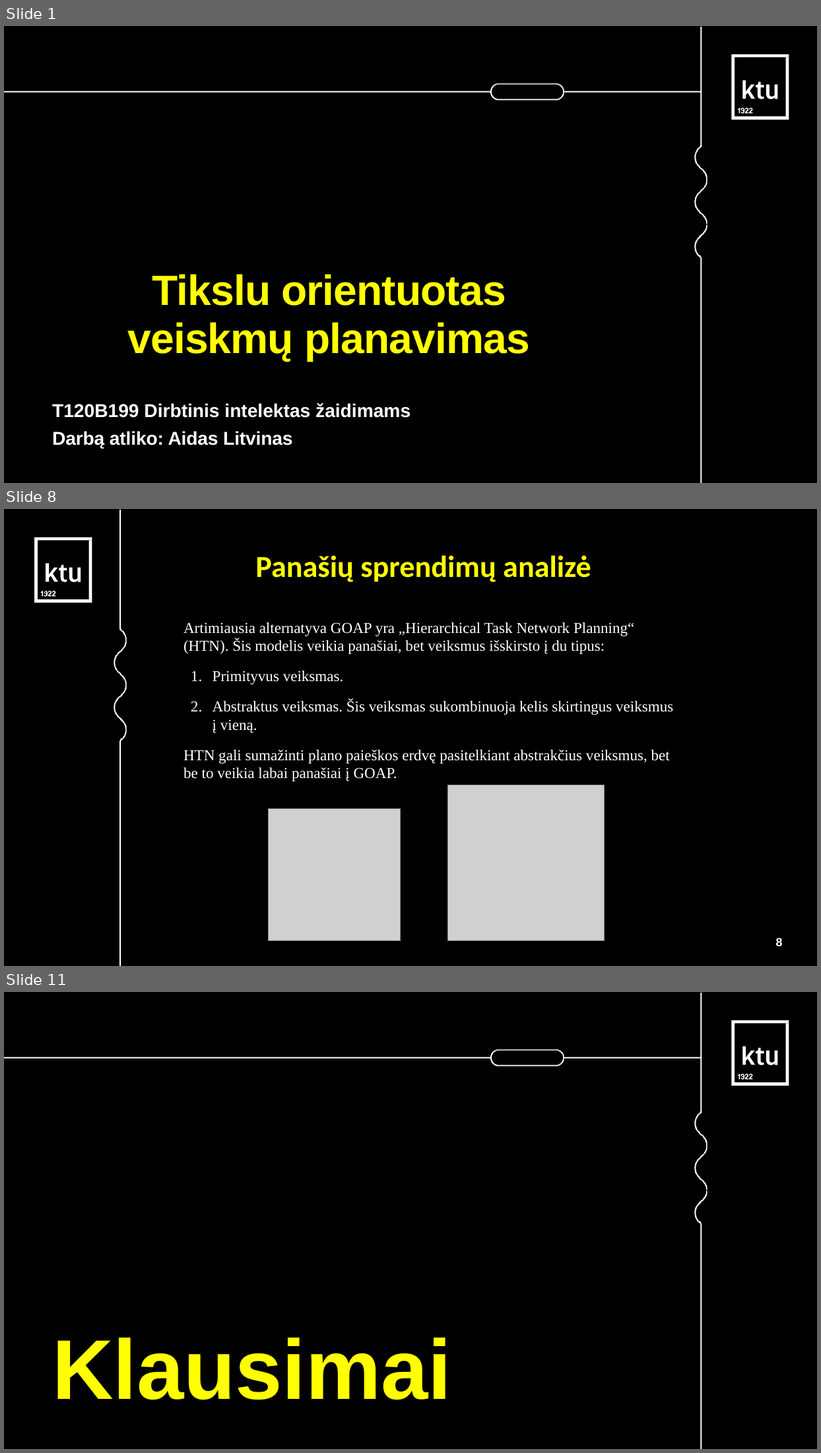
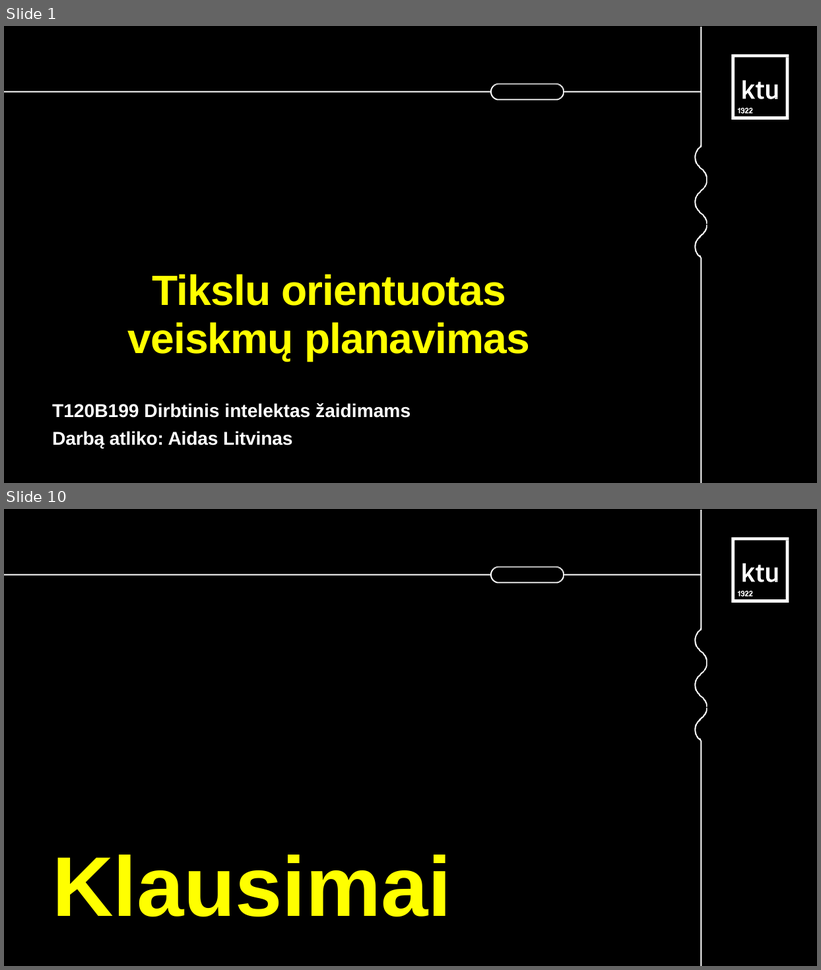
Before and after one commit to AidasLit/Hex-game-uni, a slide deck: documents/GOAP-AI.odp. Shown one above the other, each under a label of ours: slides 1, 8 and 11 before the commit, slides 1 and 10 after it; the slides between them are not shown. The pictures are 821x1453 and 821x970 pixels, drawn with LibreOffice and Linux fonts; fonts in the diff are those of the drawing; grey boxes stand for pictures. Boxes give left, top, right and bottom in pixels: in the first picture for what was removed or moved away, otherwise in the second. Text is boxed around its words. In the diff, an @@ line names an element or a change of style, - is before the commit and + after.

```diff
--- a/documents/GOAP-AI.odp
+++ b/documents/GOAP-AI.odp
@@ slide 8 removed at (4,509,817,966), background #FFFFFF; not listed: 1 template element that a slide beside it also shows @@
@@ freeform shape removed at (114,510,127,966) @@
@@ freeform shape removed at (34,537,92,602) @@
@@ title removed at (255,555,591,582) @@
-Panašių sprendimų analizė
@@ text removed at (184,623,673,782) @@
-Artimiausia alternatyva GOAP yra „Hierarchical Task Network Planning“ (HTN). Šis modelis veikia panašiai, bet veiksmus išskirsto į du tipus:
-1. Primityvus veiksmas.
-2. Abstraktus veiksmas. Šis veiksmas sukombinuoja kelis skirtingus veiksmus į vieną.
-HTN gali sumažinti plano paieškos erdvę pasitelkiant abstrakčius veiksmus, bet be to veikia labai panašiai į GOAP.
@@ picture removed at (448,786,604,941) @@
@@ picture removed at (268,809,401,941) @@
@@ page number removed at (776,938,783,947) @@
-8
@@ what was slide 11 is now slide 10 @@
```
Also in this commit, not shown: 8 slides added, 8 other slides removed.
